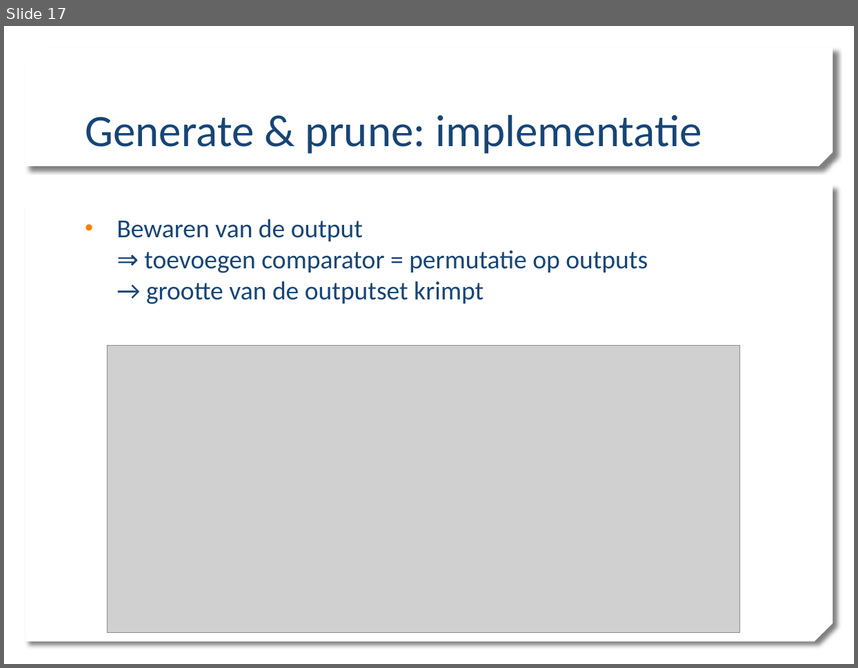
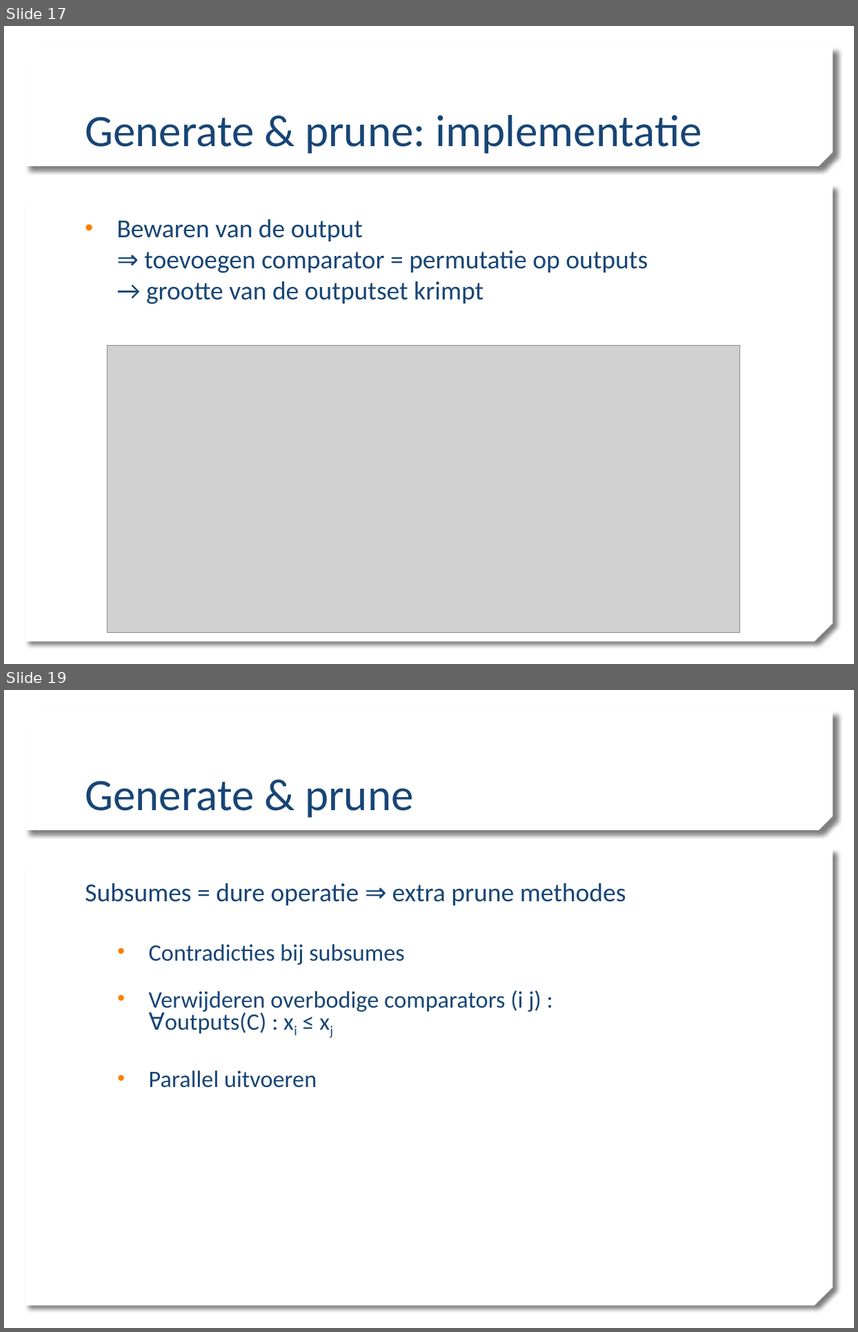
Before and after one commit to mdekempeneer/Research-Optimal-Size-Sorting-Networks, a slide deck: PPP1_WV.pptx. Shown one above the other, each under a label of ours: slide 17 before the commit, slides 17 and 19 after it; the slides between them are not shown. The pictures are 858x668 and 858x1332 pixels, drawn with LibreOffice and Linux fonts; fonts in the diff are those of the drawing; grey boxes stand for pictures; background and template pictures are left out. Boxes give left, top, right and bottom in pixels: in the first picture for what was removed or moved away, otherwise in the second. Text is boxed around its words. In the diff, an @@ line names an element or a change of style, - is before the commit and + after.

```diff
--- a/PPP1_WV.pptx
+++ b/PPP1_WV.pptx
@@ slide 19 added at [4, 690, 854, 1328], background picture (left out); not listed: 2 template elements that a slide beside it also shows @@
@@ title added at [85, 780, 413, 818], 38 pt, text #174576 @@
+Generate & prune
@@ text added at [85, 883, 626, 1087], 20 pt, text #174576 @@
+Subsumes = dure operatie ⇒ extra prune methodes
+  • Contradicties bij subsumes
+  • Verwijderen overbodige comparators (i j) :
+    ∀outputs(C) : xi ≤ xj
+  • Parallel uitvoeren
```
Also in this commit, not shown: 7 slides changed, 4 other slides added, 1 slide removed.
